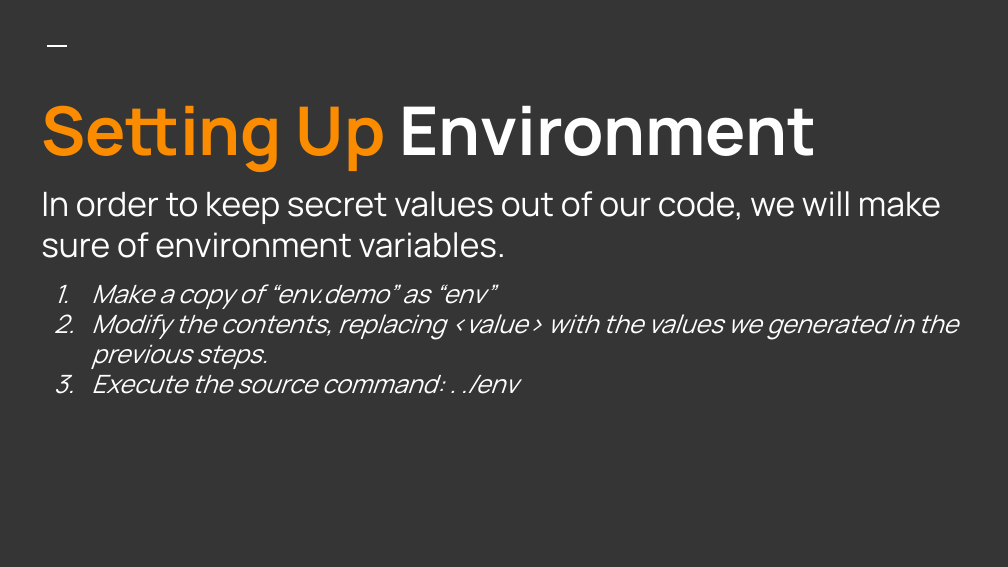
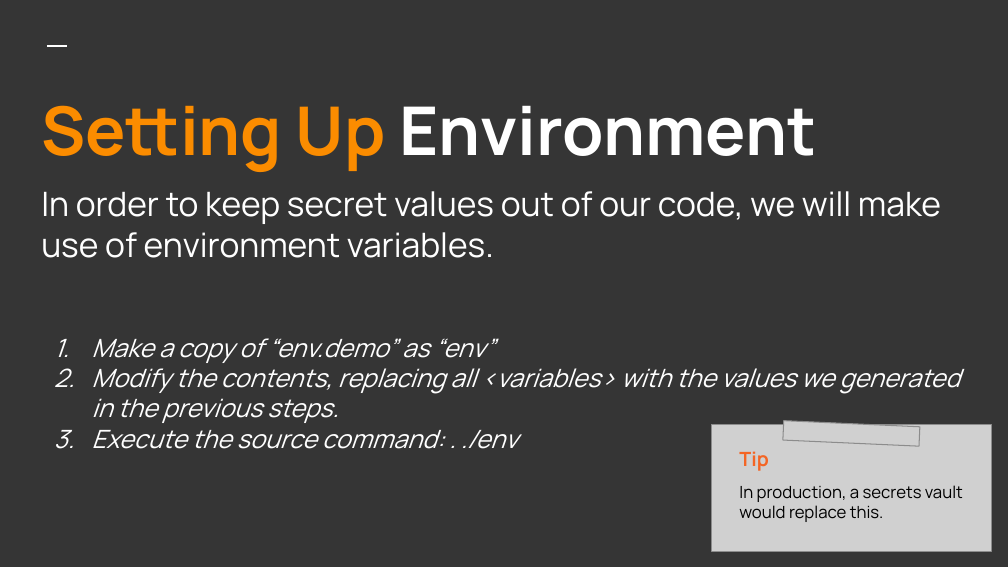
Before and after one commit to jefeish/github-presentation, a slide deck: slide 8 of github-presentation.pptx. Drawn at 1008x567 pixels with LibreOffice and Linux fonts; fonts in the diff are those of the drawing; grey boxes stand for pictures. Boxes give left, top, right and bottom in pixels: in the first picture for what was removed or moved away, otherwise in the second. Text is boxed around its words. In the diff, an @@ line names an element or a change of style, - is before the commit and + after.

```diff
--- a/github-presentation.pptx
+++ b/github-presentation.pptx
@@ title at (x1=41, y1=191, x2=941, y2=258): text changed @@
-In order to keep secret values out of our code, we will make sure of environment variables.
+In order to keep secret values out of our code, we will make use of environment variables.
@@ title at (x1=92, y1=362, x2=960, y2=423): text changed @@
-2. Modify the contents, replacing <value> with the values we generated in the previous steps.
+2. Modify the contents, replacing all <variables> with the values we generated in the previous steps.
@@ picture added at (x1=712, y1=424, x2=992, y2=551) @@
@@ picture added at (x1=783, y1=420, x2=920, y2=446) @@
@@ text added at (x1=739, y1=451, x2=963, y2=522), 12 pt, text #000000 @@
+Tip
+In production, a secrets vault would replace this.
```
Also in this commit, not shown: 11 other slides changed, 3 other files.
